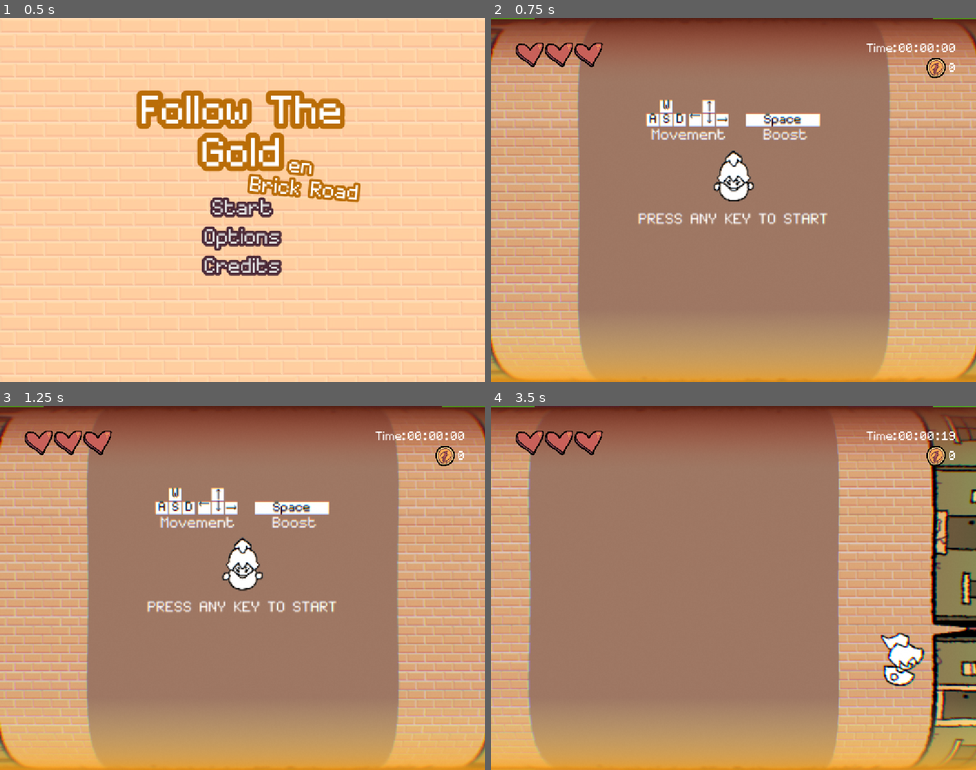
Above: before the commit, frames 1-4 (two rows, left to right).
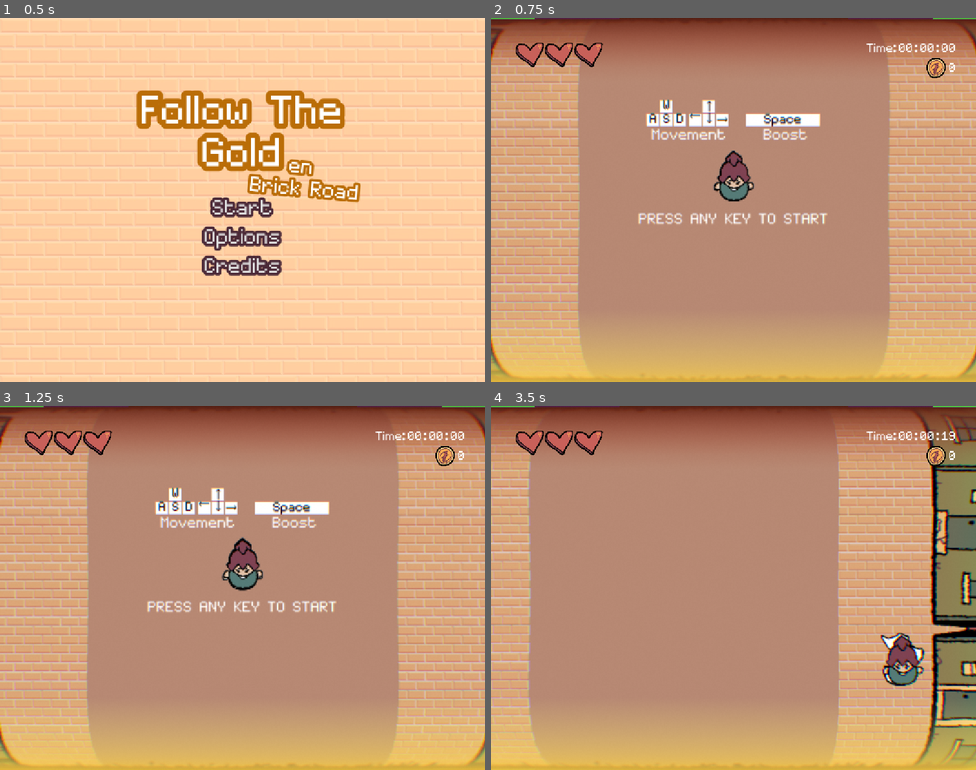
Above: after the commit, the same moments.

Repository: kayillustrations/Follow-The-Gold
Game: Godot game, scene res://scenes/main_menu.tscn
The game is run twice, just before and just after one commit, with the same random seed, the same clock (stepped at 60 frames per second) and the same inputs.
Inputs (mouse positions are in pixels of both pictures, inside the frame that each line leads up to):
- Up to frame 1 (0.5 s): no input
- Up to frame 2 (0.75 s): click "Start" at 0.5 s
- Up to frame 3 (1.25 s): no input
- Up to frame 4 (3.5 s): tap Enter (ui_accept) at 1.25, 1.52, 2.27 s; move the mouse to (840, 569) at 1.27 s; hold D (right) 1.28-2.03 s; tap Space (Boost) at 1.35, 2.1, 2.85 s; move the mouse to (636, 606) at 2.02 s; hold Down (down) 2.03-2.78 s; move the mouse to (782, 507) at 2.77 s; hold D (right) from 2.78 s (still down)

Frame 1 is identical in both runs. In frame 2, 34% of the frame differs, in the area x 0-100%, y 0-100%; in frame 3, 34%; in frame 4, 38%.

Commit message:
color tests

Diff:
--- a/objects/player.tscn
+++ b/objects/player.tscn
@@ -166,12 +166,6 @@
 [node name="Buffer" type="Timer" parent="HealthComp"]
 one_shot = true
 
-[node name="Sprite2D" type="Sprite2D" parent="."]
-position = Vector2(0, -55.75)
-scale = Vector2(0.5, 0.5)
-region_enabled = true
-region_rect = Rect2(78, 1754, 147, 229)
-
 [node name="AnimatedSprite2D" type="AnimatedSprite2D" parent="."]
 position = Vector2(-4.76837e-07, -56)
 scale = Vector2(0.362667, 0.362667)
@@ -184,7 +178,7 @@
 [node name="Cooldown" type="Timer" parent="."]
 
 [node name="move" type="Timer" parent="."]
-wait_time = 0.001
+wait_time = 0.05
 one_shot = true
 autostart = true
 
--- a/scenes/level.tscn
+++ b/scenes/level.tscn
@@ -7,6 +7,7 @@
 [ext_resource type="Script" uid="uid://b8ono3hmwbpux" path="res://scenes/camera_2d.gd" id="6_b121j"]
 [ext_resource type="PackedScene" uid="uid://dh2v0600vkess" path="res://objects/player.tscn" id="7_klq6b"]
 [ext_resource type="Texture2D" uid="uid://h45vksl6ip44" path="res://_imported/temp art/Gold Bars.jpg" id="8_fpun6"]
+[ext_resource type="Texture2D" uid="uid://beumplmf04lnt" path="res://art/test color.png" id="9_arp2o"]
 [ext_resource type="Script" uid="uid://b7cdrgv8fyx1" path="res://scenes/spawning_manager.gd" id="10_fpun6"]
 [ext_resource type="Shader" uid="uid://frv8bfx0u2r3" path="res://scenes/smoke.gdshader" id="11_8iemx"]
 [ext_resource type="Shader" uid="uid://cgl1w6eoheebk" path="res://scenes/level.gdshader" id="12_8iemx"]
@@ -26,7 +27,7 @@
 [sub_resource type="Gradient" id="Gradient_82cfe"]
 interpolation_mode = 2
 offsets = PackedFloat32Array(0.50974)
-colors = PackedColorArray(0.62, 0.467067, 0.3906, 1)
+colors = PackedColorArray(0.72, 0.53352, 0.4536, 1)
 
 [sub_resource type="GradientTexture2D" id="GradientTexture2D_gunhw"]
 gradient = SubResource("Gradient_82cfe")
@@ -54,7 +55,7 @@
 gradient = SubResource("Gradient_t1rx8")
 
 [sub_resource type="Gradient" id="Gradient_wc255"]
-colors = PackedColorArray(1, 0.566667, 0, 1, 1, 0.966667, 0.6, 0)
+colors = PackedColorArray(1, 0.784, 0.19, 1, 1, 0.958333, 0.5, 0)
 
 [sub_resource type="GradientTexture2D" id="GradientTexture2D_arp2o"]
 gradient = SubResource("Gradient_wc255")
@@ -203,9 +204,9 @@
 texture = ExtResource("4_klq6b")
 
 [node name="Bottom" type="Sprite2D" parent="Stationary"]
-modulate = Color(0.62, 0.28768, 0.2046, 1)
+modulate = Color(1, 0.45, 0.45, 1)
 z_index = 100
-position = Vector2(0, 350)
+position = Vector2(0, 335)
 scale = Vector2(4, 4)
 texture = ExtResource("4_klq6b")
 
@@ -225,7 +226,7 @@
 scale = Vector2(4, 22.783)
 texture = SubResource("GradientTexture2D_8iemx")
 
-[node name="Brown Gradient2" type="Sprite2D" parent="Stationary"]
+[node name="Yellow Gradient" type="Sprite2D" parent="Stationary"]
 z_index = 100
 position = Vector2(-2, 496)
 rotation = -1.5708
@@ -288,6 +289,11 @@
 
 [node name="Player" parent="Moving" instance=ExtResource("7_klq6b")]
 position = Vector2(0, 158)
+
+[node name="Sprite2D" type="Sprite2D" parent="Moving/Player"]
+position = Vector2(2, -54)
+scale = Vector2(0.356, 0.356)
+texture = ExtResource("9_arp2o")
 
 [node name="Spawning Manager" type="Node2D" parent="."]
 position = Vector2(0, 650)
Binary file changed: art/draft.png
Binary file added: art/side/test color.png
Not shown, added: art/side/test color.png.import
Binary file added: art/test color.png
Not shown, added: art/test color.png.import
Binary file added: art/test color2.png
Not shown, added: art/test color2.png.import
Not shown: 1 places in scenes/level.tscn that only renumber resources
